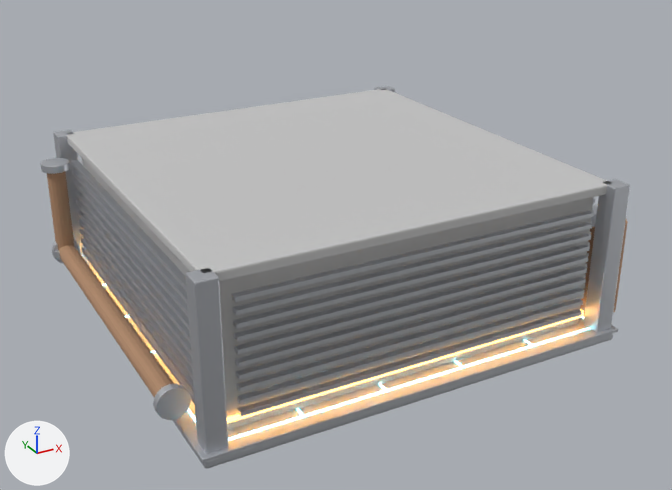
A saved change to the glTF model game/assets/modules/mech_5x5_concrete.glb.
One viewpoint serves both versions: a 50 mm lens placed at (-5.1, -9.73, 5.62), pointed at (0.09, -0.29, 0.89). The axes (+X, +Y, +Z) are drawn at lower left. The lights are the same throughout. The older version comes first. Where no turn or scale is listed for an object, it has been applied to the vertices. Vertices at exactly the same position are counted once.

Names of what the first picture shows: 'ext_bigpipe', 'ext_bigpipe2', 'ext_bigpipe2_fl1', 'ext_bigpipe_fl0', 'ext_core', 'ext_louver2', 'ext_louver3', 'ext_mech_glow', 'int_ceiling', 'int_columns', 'int_grid', 'int_slab', 'int_slab_edge' and 5 more.
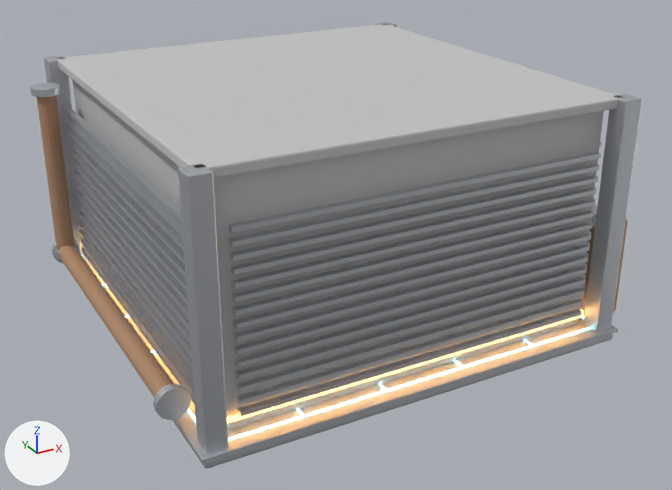
Where the newer file only moved an object's origin or applied its transform, the numbers keep the older frame.

Pixel boxes (x1, y1, x2, y2) of what changed, in the pictures (672 x 490 px):
'int_ceiling', moved
    before: (67, 89, 611, 282)
    after: (58, 24, 619, 179)
'ext_core', moved, rescaled (29% taller)
    before: (82, 159, 593, 430)
    after: (73, 81, 604, 430)
'ext_louver3', reshaped (29% taller)
    before: (232, 211, 594, 417)
    after: (228, 152, 601, 417)
'int_columns', moved, rescaled (17% taller)
    before: (53, 86, 630, 454)
    after: (44, 22, 642, 454)
'ext_louver2', reshaped (21% taller)
    before: (71, 160, 195, 404)
    after: (65, 108, 195, 404)
'ext_bigpipe2', reshaped (34% wider, 96% taller)
    before: (47, 172, 75, 250)
    after: (37, 96, 75, 250)
'ext_bigpipe2_fl1', moved
    before: (41, 158, 70, 174)
    after: (30, 83, 61, 97)
part 3 of me_ext_louver2, added
    after: (70, 150, 186, 278)
part 4 of me_ext_louver2, added
    after: (69, 139, 185, 265)
part 5 of me_ext_louver2, added
    after: (67, 129, 184, 251)
part 6 of me_ext_louver2, added
    after: (66, 118, 183, 237)
part 7 of me_ext_louver2, added
    after: (65, 108, 182, 223)
part 8 of me_ext_louver3, added
    after: (231, 199, 595, 289)
part 9 of me_ext_louver3, added
    after: (230, 187, 597, 275)
part 10 of me_ext_louver3, added
    after: (230, 176, 598, 261)
part 11 of me_ext_louver3, added
    after: (229, 164, 599, 247)
part 12 of me_ext_louver3, added
    after: (228, 152, 601, 233)

What the commit changed:
me_int_columns is used by ob_int_columns; location (0.0, 0.0, 0.0).
me_int_columns had 224 vertices, 432 faces and spanned x -2.62..2.62, y -2.62..2.62, z 0.12..2.0.
me_int_columns now has 224 vertices, 432 faces and spans x -2.62..2.62, y -2.62..2.62, z 0.12..3.0.
me_int_columns part 1: the whole mesh is scaled about its middle by (1, 1, 1.54), then moved by (0.0, 0.0, 0.5).
me_ext_core is used by ob_ext_core; location (0.0, 0.0, 0.0).
me_ext_core had 56 vertices, 108 faces and spanned x -2.35..2.35, y -2.35..2.35, z 0.12..1.88.
me_ext_core now has 56 vertices, 108 faces and spans x -2.35..2.35, y -2.35..2.35, z 0.12..2.88.
me_ext_core part 2: the whole mesh is scaled about its middle by (1, 1, 1.58), then moved by (0.0, 0.0, 0.5).
me_ext_louver2 is used by ob_ext_louver2; location (0.0, 0.0, 0.0).
me_ext_louver2 had 80 vertices, 120 faces and spanned x -2.52..-2.44, y -2.2..2.2, z 0.4..1.71.
me_ext_louver2 now has 120 vertices, 180 faces and spans x -2.52..-2.44, y -2.2..2.2, z 0.4..2.4.
me_ext_louver2 part 3: a new loose piece, a box spanning x -2.52..-2.44, y -2.2..2.2, z 1.795..1.845, in mat_m_steel (light grey #cbced4).
me_ext_louver2 part 4: a new loose piece, a box spanning x -2.52..-2.44, y -2.2..2.2, z 1.935..1.985, in mat_m_steel (light grey #cbced4).
me_ext_louver2 part 5: a new loose piece, a box spanning x -2.52..-2.44, y -2.2..2.2, z 2.075..2.125, in mat_m_steel (light grey #cbced4).
me_ext_louver2 part 6: a new loose piece, a box spanning x -2.52..-2.44, y -2.2..2.2, z 2.215..2.265, in mat_m_steel (light grey #cbced4).
me_ext_louver2 part 7: a new loose piece, a box spanning x -2.52..-2.44, y -2.2..2.2, z 2.355..2.405, in mat_m_steel (light grey #cbced4).
me_ext_louver3 is used by ob_ext_louver3; location (0.0, 0.0, 0.0).
me_ext_louver3 had 80 vertices, 120 faces and spanned x -2.2..2.2, y -2.52..-2.44, z 0.4..1.71.
me_ext_louver3 now has 120 vertices, 180 faces and spans x -2.2..2.2, y -2.52..-2.44, z 0.4..2.4.
me_ext_louver3 part 8: a new loose piece, a box spanning x -2.2..2.2, y -2.52..-2.44, z 1.795..1.845, in mat_m_steel (light grey #cbced4).
me_ext_louver3 part 9: a new loose piece, a box spanning x -2.2..2.2, y -2.52..-2.44, z 1.935..1.985, in mat_m_steel (light grey #cbced4).
me_ext_louver3 part 10: a new loose piece, a box spanning x -2.2..2.2, y -2.52..-2.44, z 2.075..2.125, in mat_m_steel (light grey #cbced4).
me_ext_louver3 part 11: a new loose piece, a box spanning x -2.2..2.2, y -2.52..-2.44, z 2.215..2.265, in mat_m_steel (light grey #cbced4).
me_ext_louver3 part 12: a new loose piece, a box spanning x -2.2..2.2, y -2.52..-2.44, z 2.355..2.405, in mat_m_steel (light grey #cbced4).
me_cone_003 is used by ob_ext_bigpipe2; location (-2.75, 2.1, 1.1).
me_cone_003 had 32 vertices, 60 faces and spanned x -0.12..0.12, y -0.12..0.12, z -0.6..0.6.
me_cone_003 now has 32 vertices, 60 faces and spans x -0.12..0.12, y -0.12..0.12, z -0.6..1.6.
me_cone_003 part 13: the whole mesh is multiplied about its middle by the matrix ((1.0, 0.0, 0.0), (0.0, 1.0, 0.0), (0.0, 0.0, 1.833)), then moved by (0.0, 0.0, 0.5).
me_int_ceiling is used by ob_int_ceiling; location (0.0, 0.0, 0.0).
me_int_ceiling had 56 vertices, 108 faces and spanned x -2.5..2.5, y -2.5..2.5, z 1.88..2.0.
me_int_ceiling now has 56 vertices, 108 faces and spans x -2.5..2.5, y -2.5..2.5, z 2.88..3.0.
me_int_ceiling part 14: the whole mesh is moved by (0.0, 0.0, 1.0).
Object 'ext_bigpipe2_fl1' (ob_ext_bigpipe2_fl1) moves from (-2.75, 2.1, 1.7) to (-2.75, 2.1, 2.7).
